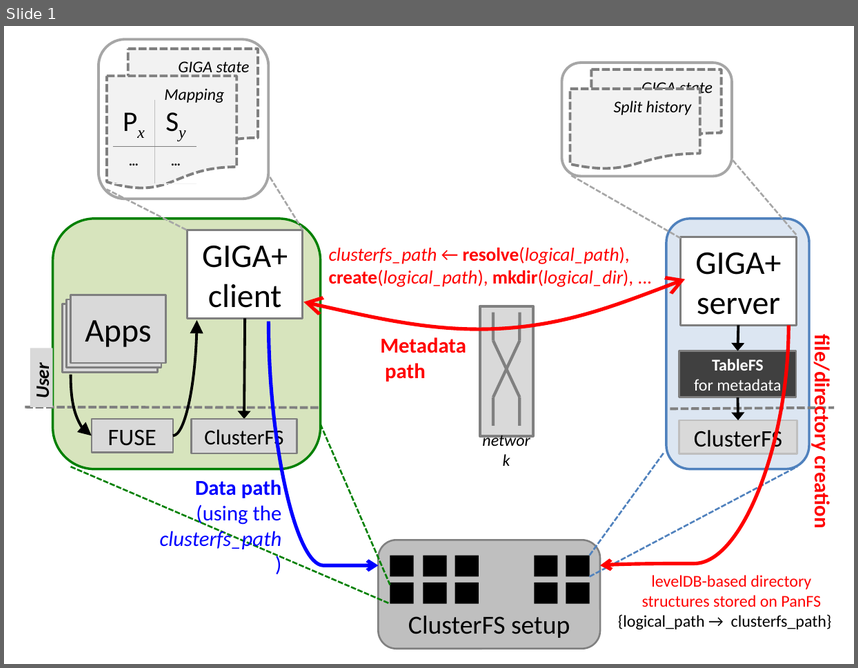
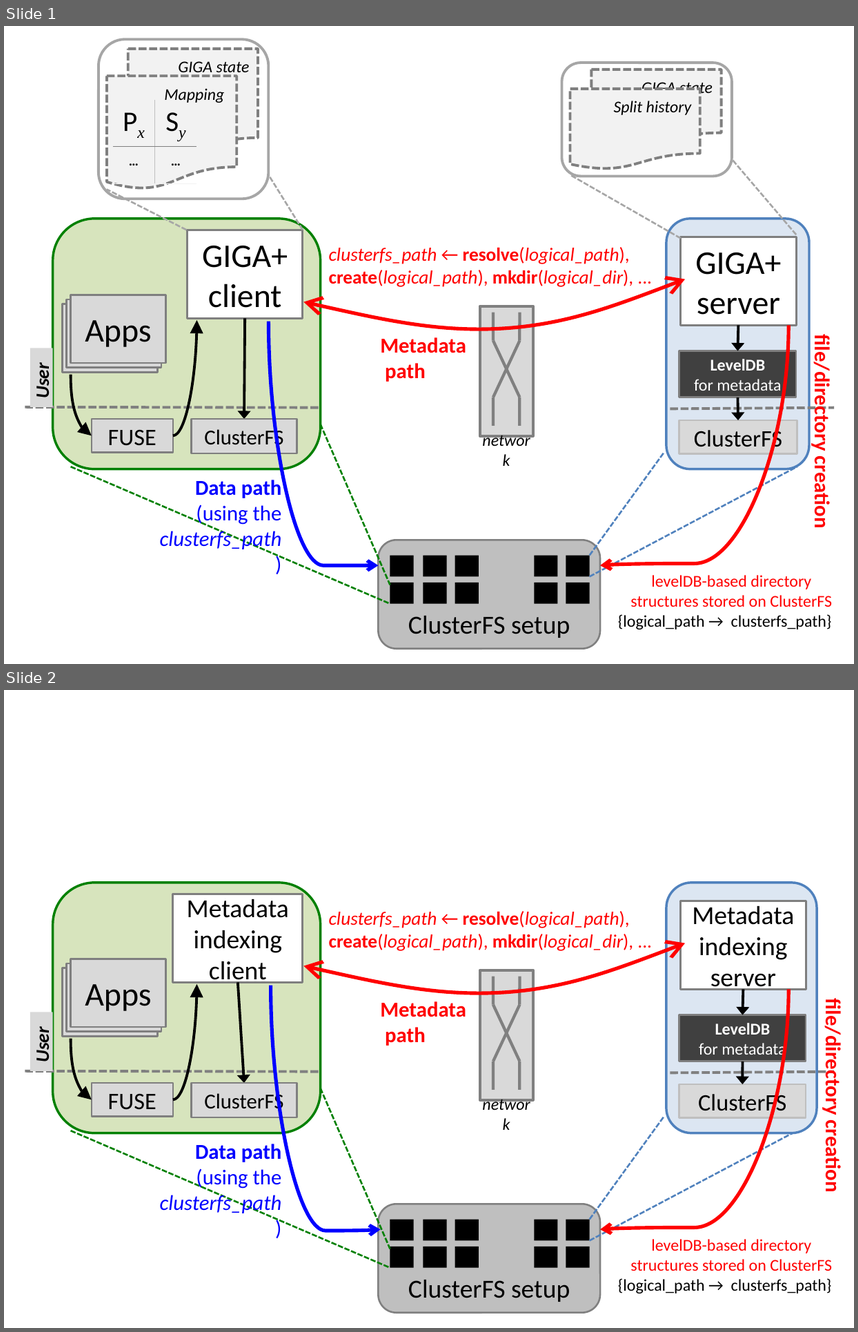
Before and after one commit to linpawslitap/mds_scaling, a slide deck: doc/figs/giga-impl-leveldb-clusterfs.pptx. Shown one above the other, each under a label of ours: slide 1 before the commit, slides 1 and 2 after it. The pictures are 858x668 and 858x1332 pixels, drawn with LibreOffice and Linux fonts; fonts in the diff are those of the drawing. Boxes give left, top, right and bottom in pixels: in the first picture for what was removed or moved away, otherwise in the second. Text is boxed around its words. In the diff, an @@ line names an element or a change of style, - is before the commit and + after.

```diff
--- a/doc/figs/giga-impl-leveldb-clusterfs.pptx
+++ b/doc/figs/giga-impl-leveldb-clusterfs.pptx
@@ slide 2 added at bbox=[4, 690, 854, 1328], background #FFFFFF @@
@@ rounded rectangle added at bbox=[52, 882, 320, 1132], fill #D7E4BD, outline #008000 2 pt @@
@@ rectangle added at bbox=[173, 894, 303, 983], fill #FFFFFF, outline #7F7F7F 1.75 pt, 22 pt, text #000000 @@
+Metadata
+indexing
+client
@@ rounded rectangle added at bbox=[666, 882, 817, 1132], fill #DCE6F2, outline #4F81BD 2 pt @@
@@ text added at bbox=[329, 911, 633, 951], 16 pt, text #FF0000, italic @@
+clusterfs_path ← resolve(logical_path),
+create(logical_path), mkdir(logical_dir), ...
@@ rectangle added at bbox=[681, 901, 806, 989], fill #FFFFFF, outline #7F7F7F 1.75 pt, 22 pt, text #000000 @@
+Metadata indexing
+server
@@ rectangle added at bbox=[70, 958, 165, 1027], fill #D9D9D9, outline #7F7F7F 1.5 pt, 28 pt, text #000000 @@
+Apps
@@ freeform shape added at bbox=[304, 943, 686, 996], outline #FF0000 3 pt @@
@@ rectangle added at bbox=[63, 968, 158, 1036], fill #D9D9D9, outline #7F7F7F 1.75 pt @@
@@ rectangle added at bbox=[67, 963, 162, 1031], fill #D9D9D9, outline #7F7F7F 1.5 pt @@
@@ curved arrow added from (173, 1100) to (197, 984), #000000 2.25 pt @@
@@ arrow added from (238, 983) to (243, 1083), #000000 2.25 pt @@
@@ curved arrow added from (271, 985) to (381, 1229), #0000FF 3 pt @@
@@ curved arrow added from (789, 989) to (600, 1229), #FF0000 3 pt @@
@@ arrow added from (744, 989) to (743, 1015), #000000 2.25 pt @@
@@ rectangle added at bbox=[30, 1012, 52, 1071], fill #D9D9D9, 16 pt, text #000000, bold, italic @@
+User
@@ text added at bbox=[380, 1001, 466, 1045], 18 pt, text #FF0000, bold @@
+Metadata
+path
@@ rectangle added at bbox=[679, 1015, 806, 1061], fill #404040, outline #7F7F7F 1.5 pt, 14 pt, text #FFFFFF @@
+LevelDB
+for metadata
@@ text added at bbox=[820, 1011, 846, 1190], 18 pt, text #FF0000, bold @@
+file/directory creation
@@ curved arrow added from (70, 1038) to (92, 1100), #000000 2.25 pt @@
@@ arrow added from (743, 1061) to (743, 1083), #000000 2.25 pt @@
@@ line added from (25, 1071) to (320, 1072), #808080 2.25 pt dashed @@
@@ rectangle added at bbox=[92, 1083, 173, 1116], fill #D9D9D9, outline #7F7F7F 1.5 pt, 20 pt, text #000000 @@
+FUSE
@@ rectangle added at bbox=[191, 1083, 297, 1118], fill #D9D9D9, outline #7F7F7F 1.5 pt, 18 pt, text #000000 @@
+ClusterFS
@@ line added from (671, 1072) to (835, 1072), #808080 2.25 pt dashed @@
@@ line added from (320, 1088) to (390, 1248), #008000 1.5 pt dashed @@
@@ group added at bbox=[470, 969, 543, 1125]: 6 lines, 1 rectangle, 1 text @@
+network
@@ rectangle added at bbox=[679, 1083, 806, 1118], fill #D9D9D9, outline #BFBFBF 1.5 pt, 20 pt, text #000000 @@
+ClusterFS
@@ line added from (590, 1219) to (664, 1116), #4F81BD 1.5 pt dashed @@
@@ line added from (70, 1130) to (390, 1268), #008000 1.5 pt dashed @@
@@ text added at bbox=[160, 1143, 282, 1216], 18 pt, text #0000FF @@
+Data path
+(using the
+clusterfs_path)
@@ line added from (590, 1240) to (797, 1130), #4F81BD 1.5 pt dashed @@
@@ group added at bbox=[378, 1203, 600, 1312]: 10 rectangles, 1 rounded rectangle @@
+ClusterFS setup
@@ flow chart document added at bbox=[609, 1226, 853, 1316], 14 pt, text #FF0000 @@
+levelDB-based directory
+structures stored on ClusterFS
+{logical_path → clusterfs_path}
@@ slide 1 changed as well @@
@@ text in rectangle at bbox=[711, 359, 766, 370]: text changed @@
-TableFS
+LevelDB
@@ text in flow chart document at bbox=[631, 595, 832, 606]: text changed @@
-structures stored on PanFS
+structures stored on ClusterFS
```
Also in this commit, not shown: 5 other files.
